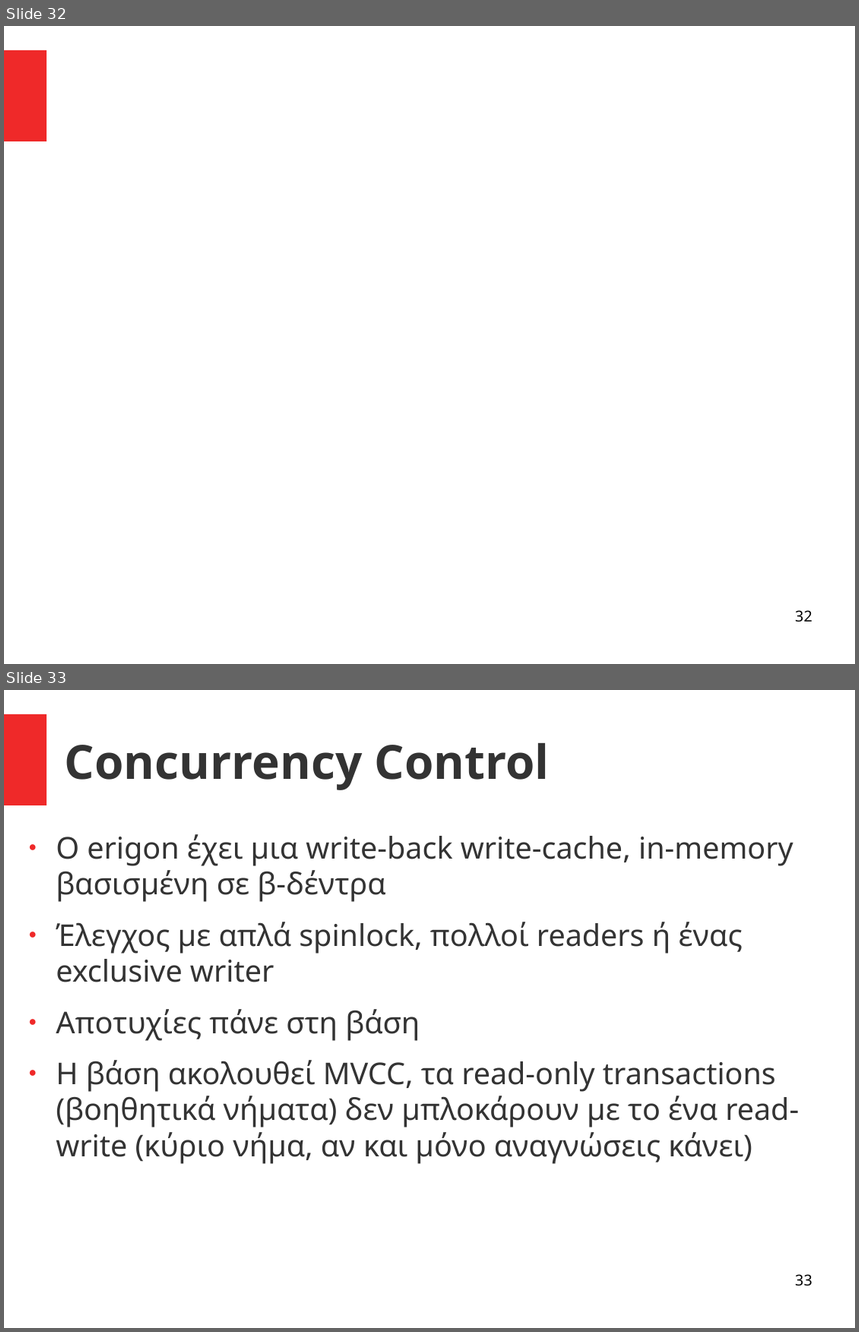
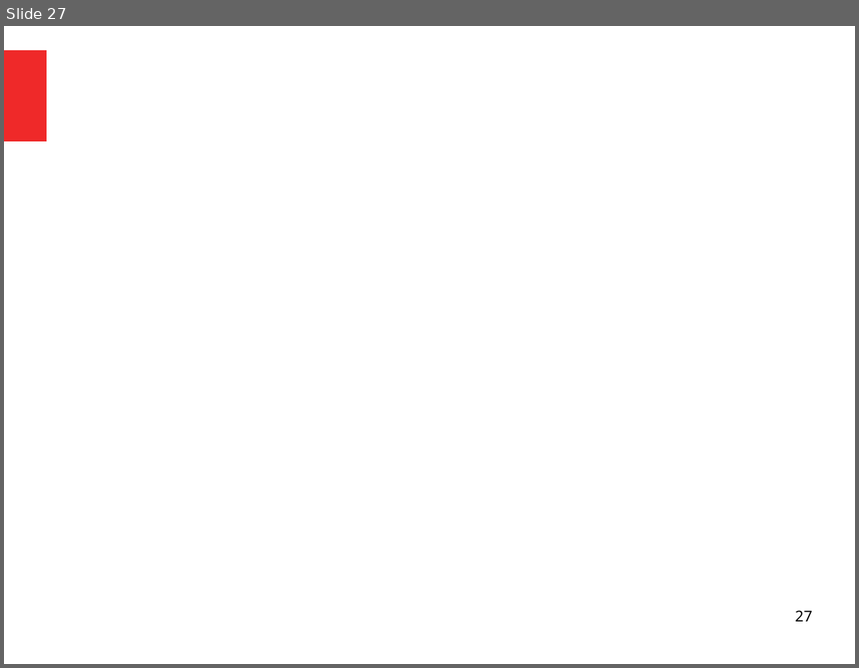
Before and after one commit to el15066/Diplomatiki, a slide deck: main/Presentation.odp. Shown one above the other, each under a label of ours: slides 32 and 33 before the commit, slide 27 after it. The pictures are 859x1332 and 859x668 pixels, drawn with LibreOffice and Linux fonts; fonts in the diff are those of the drawing; background and template pictures are left out. Boxes give left, top, right and bottom in pixels: in the first picture for what was removed or moved away, otherwise in the second. Text is boxed around its words. In the diff, an @@ line names an element or a change of style, - is before the commit and + after.

```diff
--- a/main/Presentation.odp
+++ b/main/Presentation.odp
@@ slide 33 removed at (4, 690, 855, 1328), background #FFFFFF; not listed: 1 template element that a slide beside it also shows @@
@@ title removed at (65, 743, 549, 790) @@
-Concurrency Control
@@ text removed at (56, 834, 799, 1164) @@
-● Ο erigon έχει μια write-back write-cache, in-memory βασισμένη σε β-δέντρα
-● Έλεγχος με απλά spinlock, πολλοί readers ή ένας exclusive writer
-● Αποτυχίες πάνε στη βάση
-● Η βάση ακολουθεί MVCC, τα read-only transactions (βοηθητικά νήματα) δεν μπλοκάρουν με το ένα read-write (κύριο νήμα, αν και μόνο αναγνώσεις κάνει)
@@ page number removed at (795, 1274, 813, 1287) @@
-33
@@ what was slide 32 is now slide 27 @@
@@ page number at (795, 610, 813, 622): text changed @@
-32
+27
```
Also in this commit, not shown: 17 slides changed, 5 slides added, 18 other slides removed, 1 other file.
